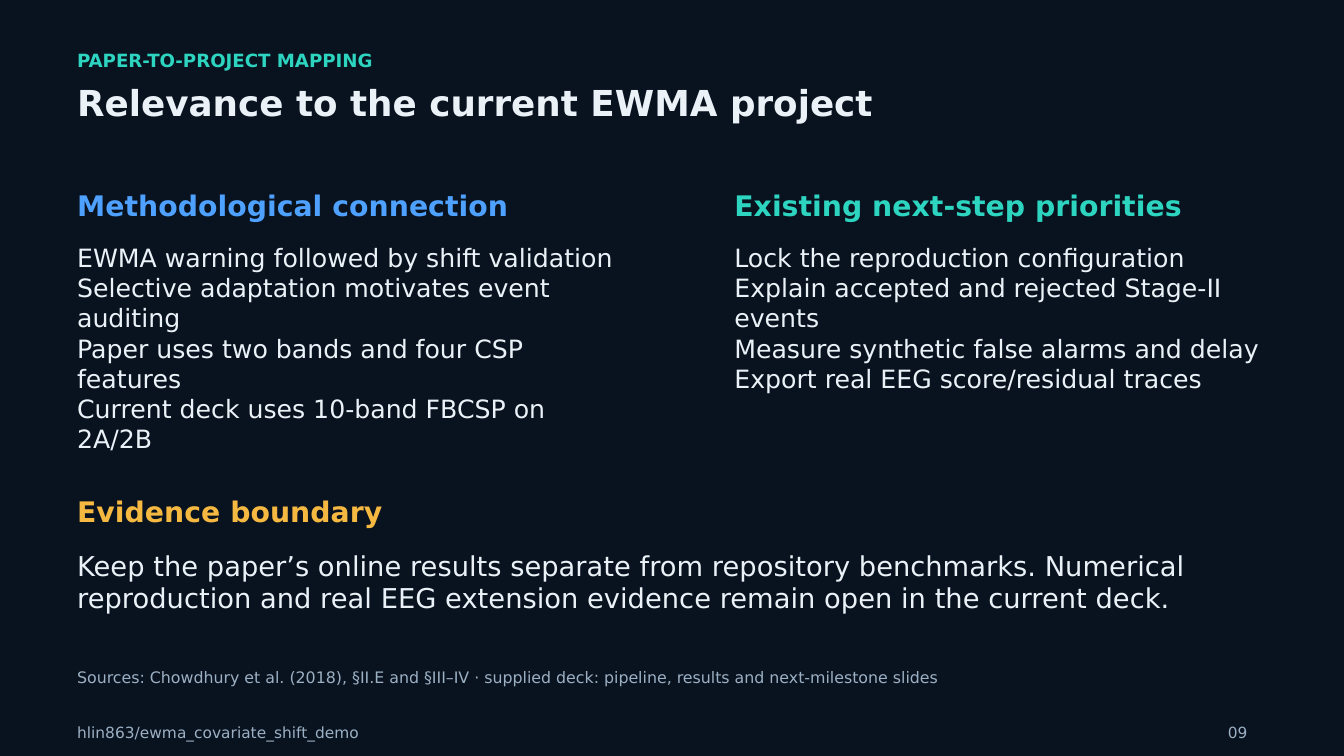
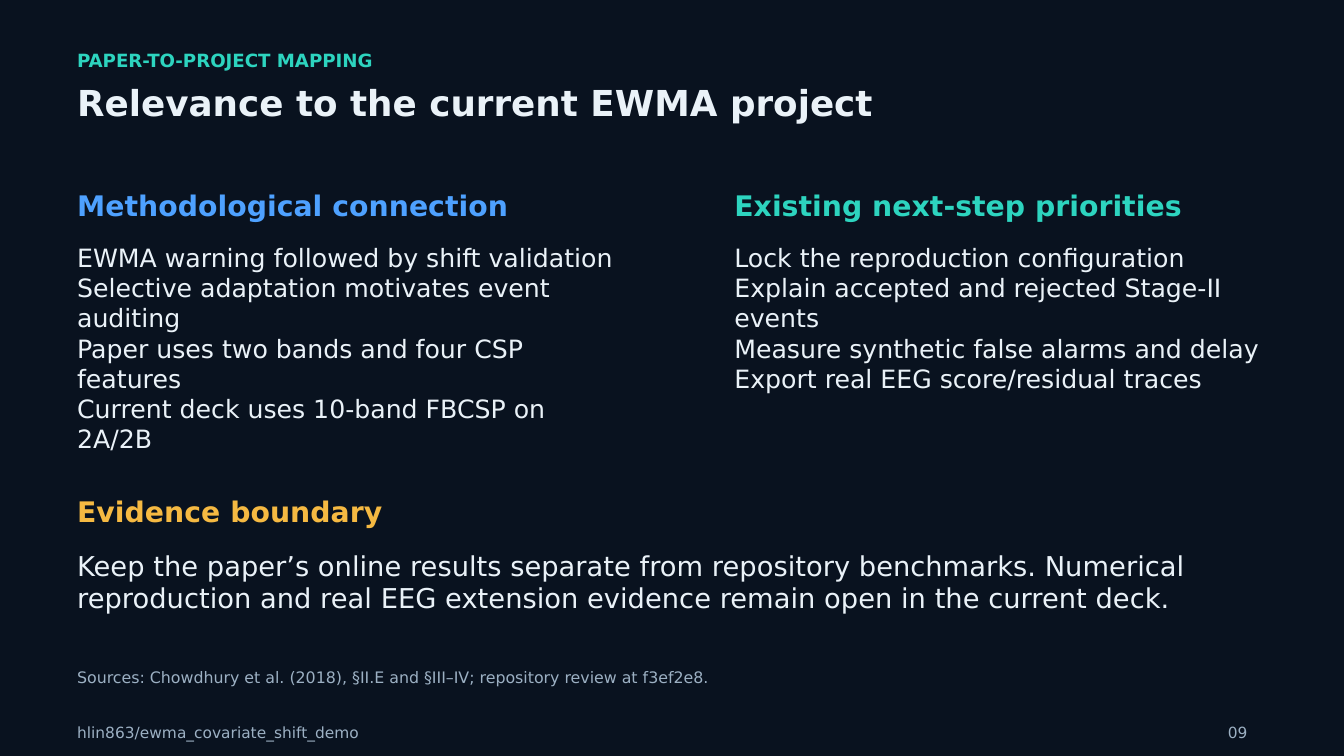
Before and after one commit to hlin863/ewma_covariate_shift_demo, a slide deck: slide 9 of presentations/EWMA_Covariate_Shift_Progress_Review_Haocheng_Lin.pptx. Drawn at 1344x756 pixels with LibreOffice and Linux fonts; fonts in the diff are those of the drawing. Boxes give left, top, right and bottom in pixels: in the first picture for what was removed or moved away, otherwise in the second. Text is boxed around its words. In the diff, an @@ line names an element or a change of style, - is before the commit and + after.

Commit message:
Refresh EWMA progress review deck
Updated the EWMA covariate shift progress review presentation to reflect the latest project updates and revisions in the slide deck.

```diff
--- a/presentations/EWMA_Covariate_Shift_Progress_Review_Haocheng_Lin.pptx
+++ b/presentations/EWMA_Covariate_Shift_Progress_Review_Haocheng_Lin.pptx
@@ text at [77, 671, 709, 687]: text changed @@
-Sources: Chowdhury et al. (2018), §II.E and §III–IV · supplied deck: pipeline, results and next-milestone slides
+Sources: Chowdhury et al. (2018), §II.E and §III–IV; repository review at f3ef2e8.
```
Also in this commit, not shown: 5 other slides changed, 1 slide added, 1 slide removed.
